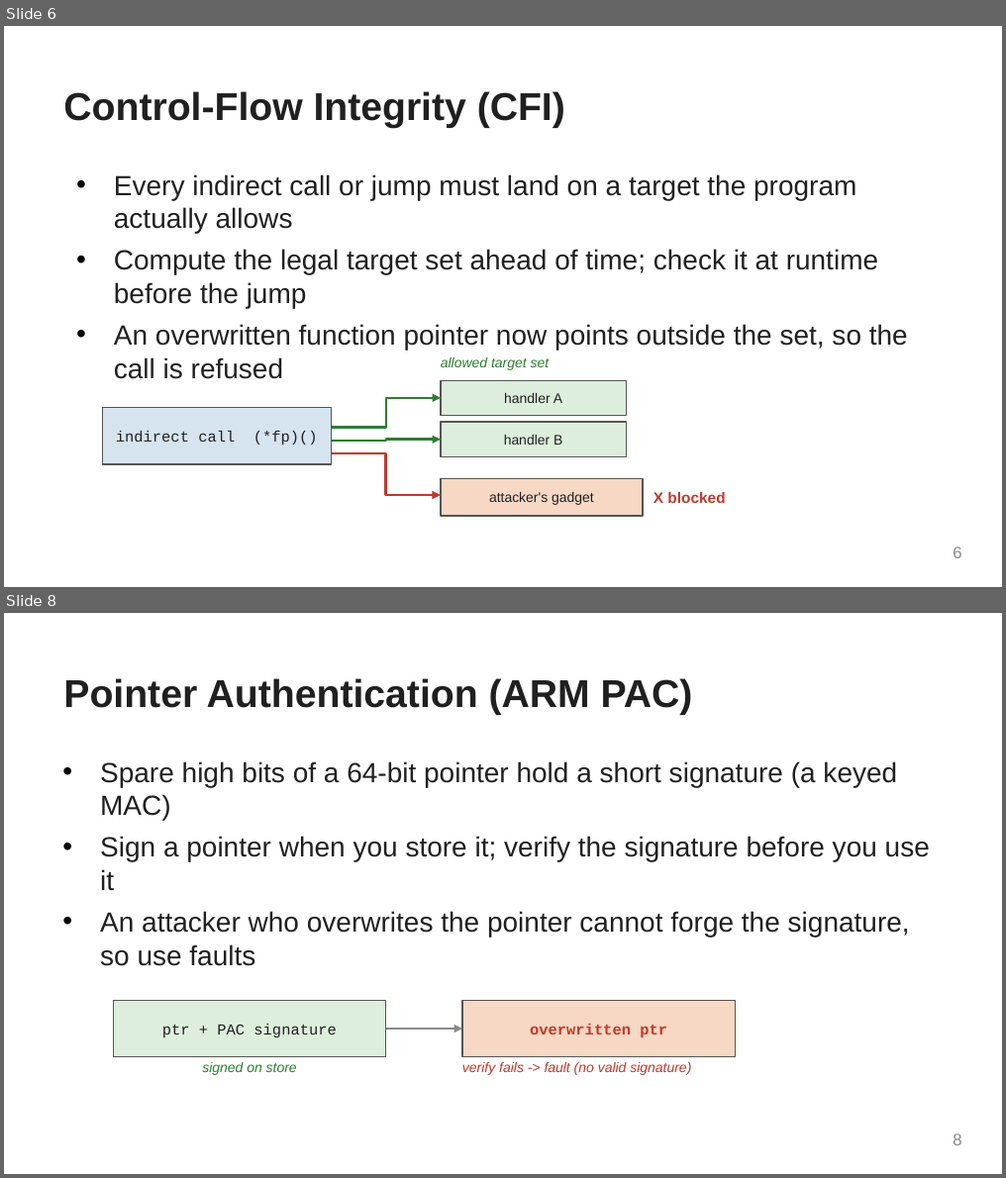
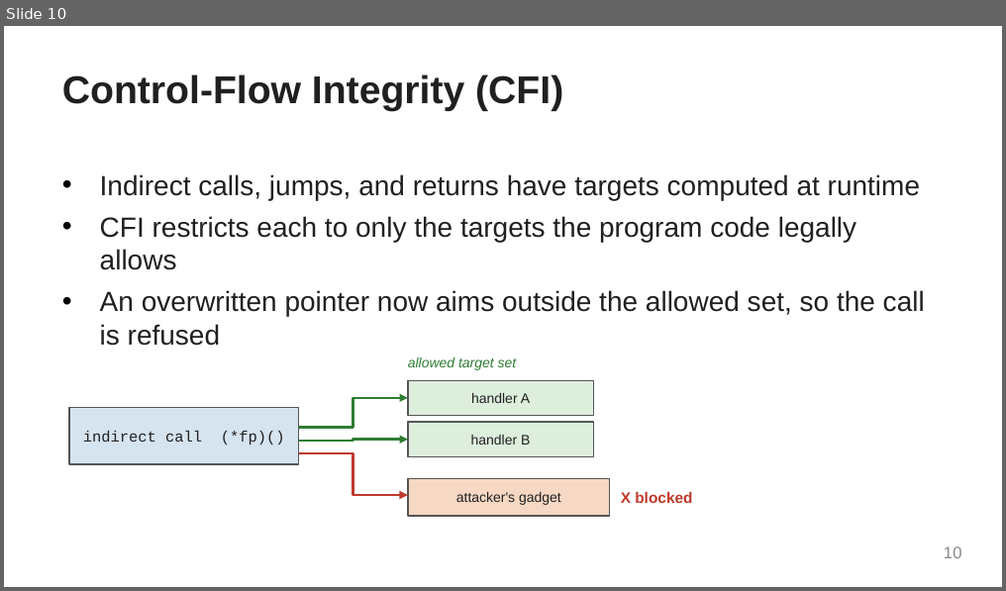
Before and after one commit to Sizvy/CS165_F26_labs, a slide deck: edc_slides/09_current_defenses.pptx. Shown one above the other, each under a label of ours: slides 6 and 8 before the commit, slide 10 after it; the slides between them are not shown. The pictures are 1006x1178 and 1006x591 pixels, drawn with LibreOffice and Linux fonts; fonts in the diff are those of the drawing. Boxes give left, top, right and bottom in pixels: in the first picture for what was removed or moved away, otherwise in the second. Text is boxed around its words. In the diff, an @@ line names an element or a change of style, - is before the commit and + after.

```diff
--- a/edc_slides/09_current_defenses.pptx
+++ b/edc_slides/09_current_defenses.pptx
@@ slide 8 removed at (4, 613, 1002, 1174), background #FFFFFF @@
@@ title removed at (63, 678, 693, 715) @@
-Pointer Authentication (ARM PAC)
@@ text removed at (100, 761, 930, 966) @@
-• Spare high bits of a 64-bit pointer hold a short signature (a keyed MAC)
-• Sign a pointer when you store it; verify the signature before you use it
-• An attacker who overwrites the pointer cannot forge the signature, so use faults
@@ rectangle removed at (113, 1000, 385, 1058) @@
-ptr + PAC signature
@@ rectangle removed at (462, 1000, 735, 1058) @@
-overwritten ptr
@@ elbow arrow removed from (386, 1029) to (462, 1029) @@
@@ text removed at (202, 1062, 297, 1075) @@
-signed on store
@@ text removed at (462, 1062, 691, 1075) @@
-verify fails -> fault (no valid signature)
@@ page number removed at (952, 1134, 961, 1146) @@
-8
@@ what was slide 6 is now slide 10 @@
@@ slide 10 changed as well @@
@@ title "Control-Flow Integrity (CFI)": place and size @@
-title "Control-Flow Integrity (CFI)" at (63, 91, 565, 128)
+title "Control-Flow Integrity (CFI)" at (62, 75, 563, 111)
@@ text at (100, 174, 925, 346): text changed @@
-• Every indirect call or jump must land on a target the program actually allows
-• Compute the legal target set ahead of time; check it at runtime before the jump
-• An overwritten function pointer now points outside the set, so the call is refused
+• Indirect calls, jumps, and returns have targets computed at runtime
+• CFI restricts each to only the targets the program code legally allows
+• An overwritten pointer now aims outside the allowed set, so the call is refused
@@ 3 elbow arrows, 1 text: place and size @@
-3 elbow arrows, 1 text at (332, 398, 725, 503)
+3 elbow arrows, 1 text at (298, 398, 692, 503)
@@ 4 rectangles, 1 text: place and size @@
-4 rectangles, 1 text at (102, 358, 642, 516)
+4 rectangles, 1 text at (70, 358, 610, 516)
@@ page number at (944, 547, 962, 559): text changed @@
-6
+10
```
Also in this commit, not shown: 4 other slides changed, 12 slides added, 11 other slides removed.
